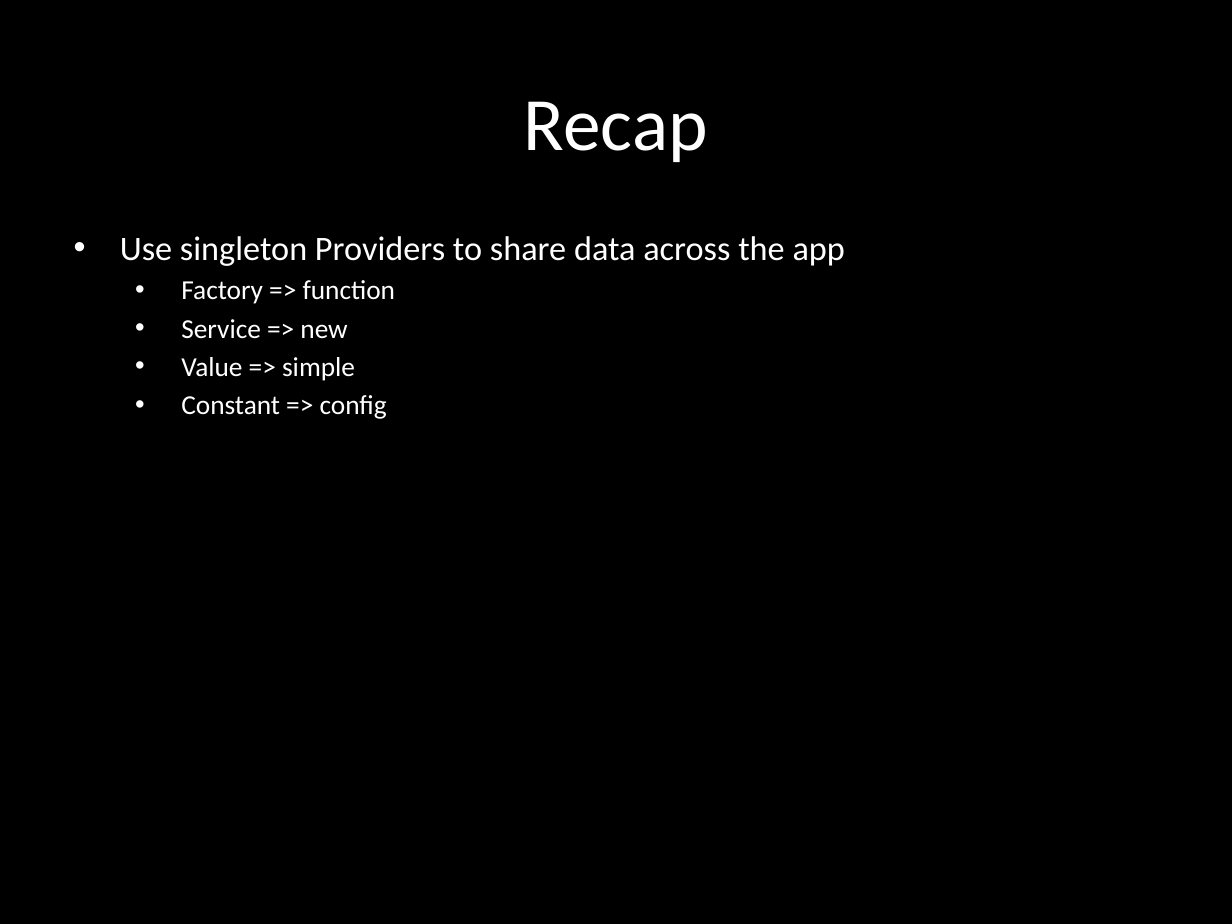
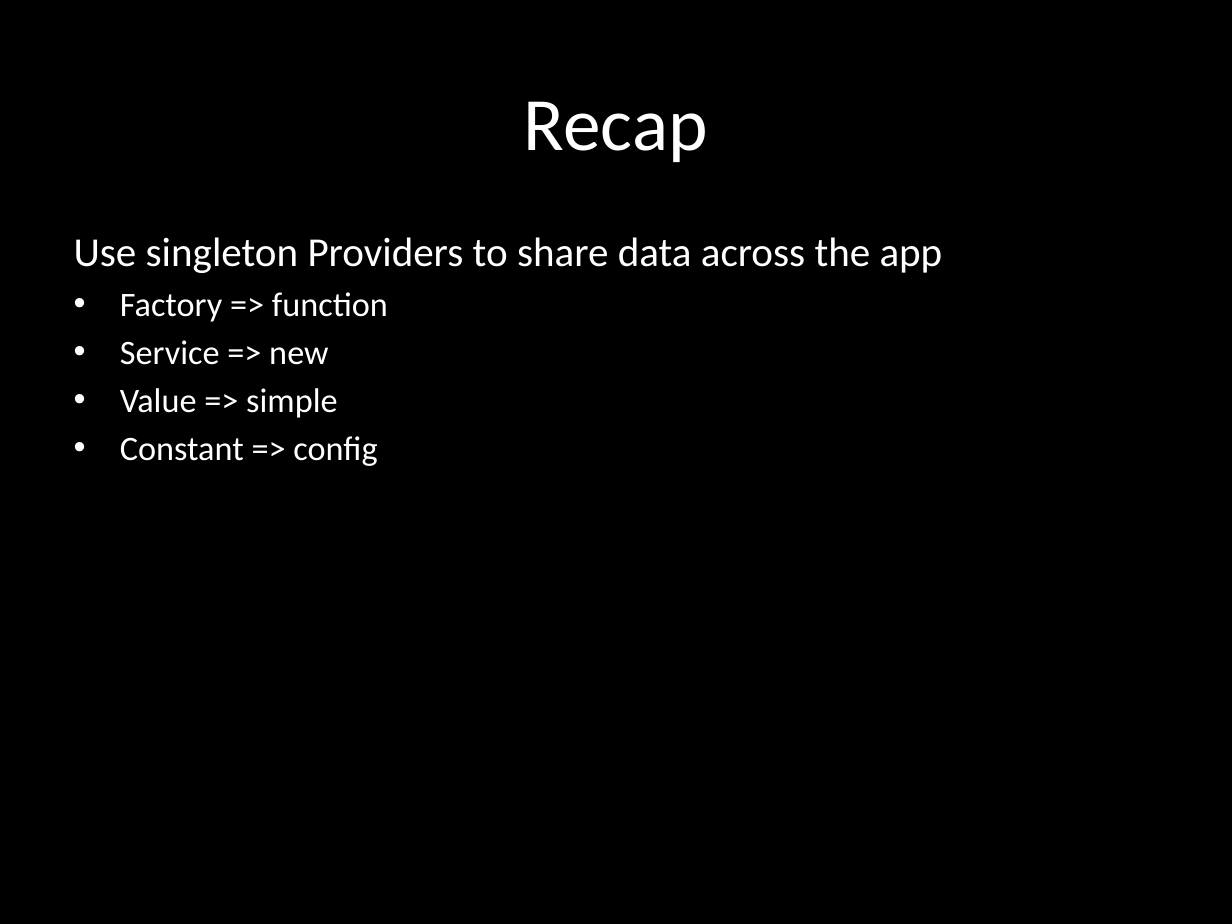
Before and after one commit to eliasjames/training-angular, a slide deck: slide 24 of slides/Angular Slides Day 2.pptx (slide 25 before the commit). Drawn at 1232x924 pixels with LibreOffice and Linux fonts; fonts in the diff are those of the drawing. Boxes give left, top, right and bottom in pixels: in the first picture for what was removed or moved away, otherwise in the second. Text is boxed around its words. In the diff, an @@ line names an element or a change of style, - is before the commit and + after.

```diff
--- a/slides/Angular Slides Day 2.pptx
+++ b/slides/Angular Slides Day 2.pptx
@@ subtitle "Use singleton Providers to share ..." at <box>74,237,943,466</box>: size 20 to 24 pt in "Use singleton Providers to share data across ..."; size 16 to 20 pt in "Factory => function", "Service => new", "Value => simple", "Constant => config"; bullet • to none; list level 2 to 1 in "Factory => function"; list level 2 to 1 in "Service => new"; list level 2 to 1 in "Value => simple"; list level 2 to 1 in "Constant => config" @@
```
Also in this commit, not shown: 12 other slides changed, 1 slide removed.
